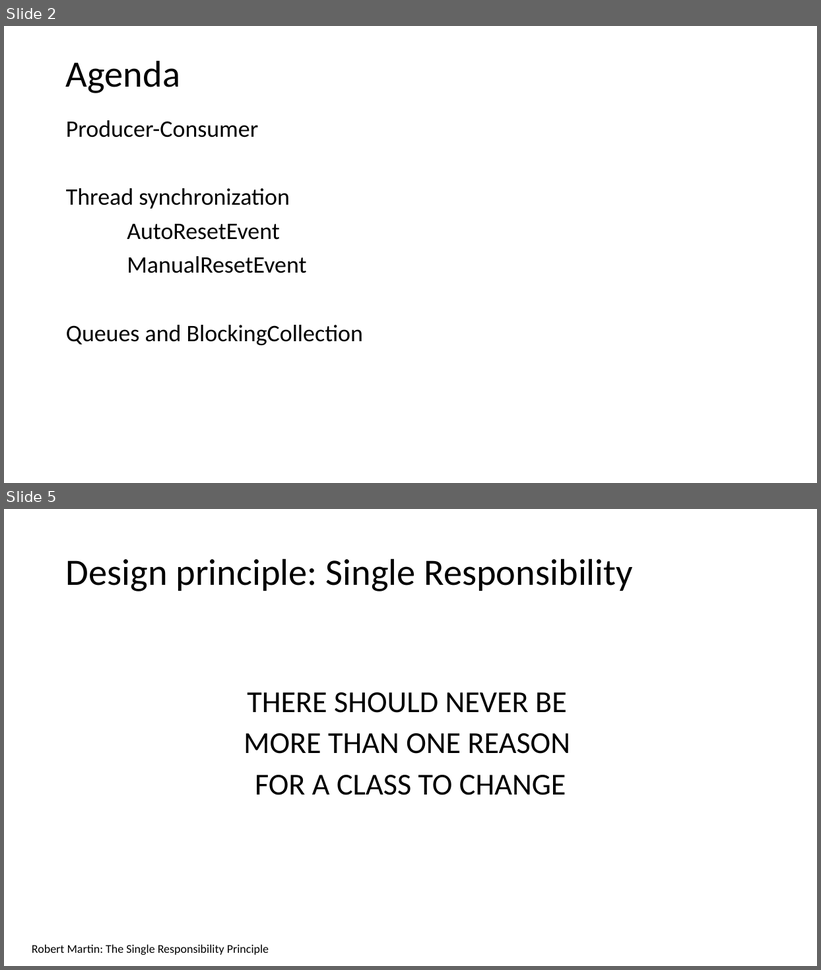
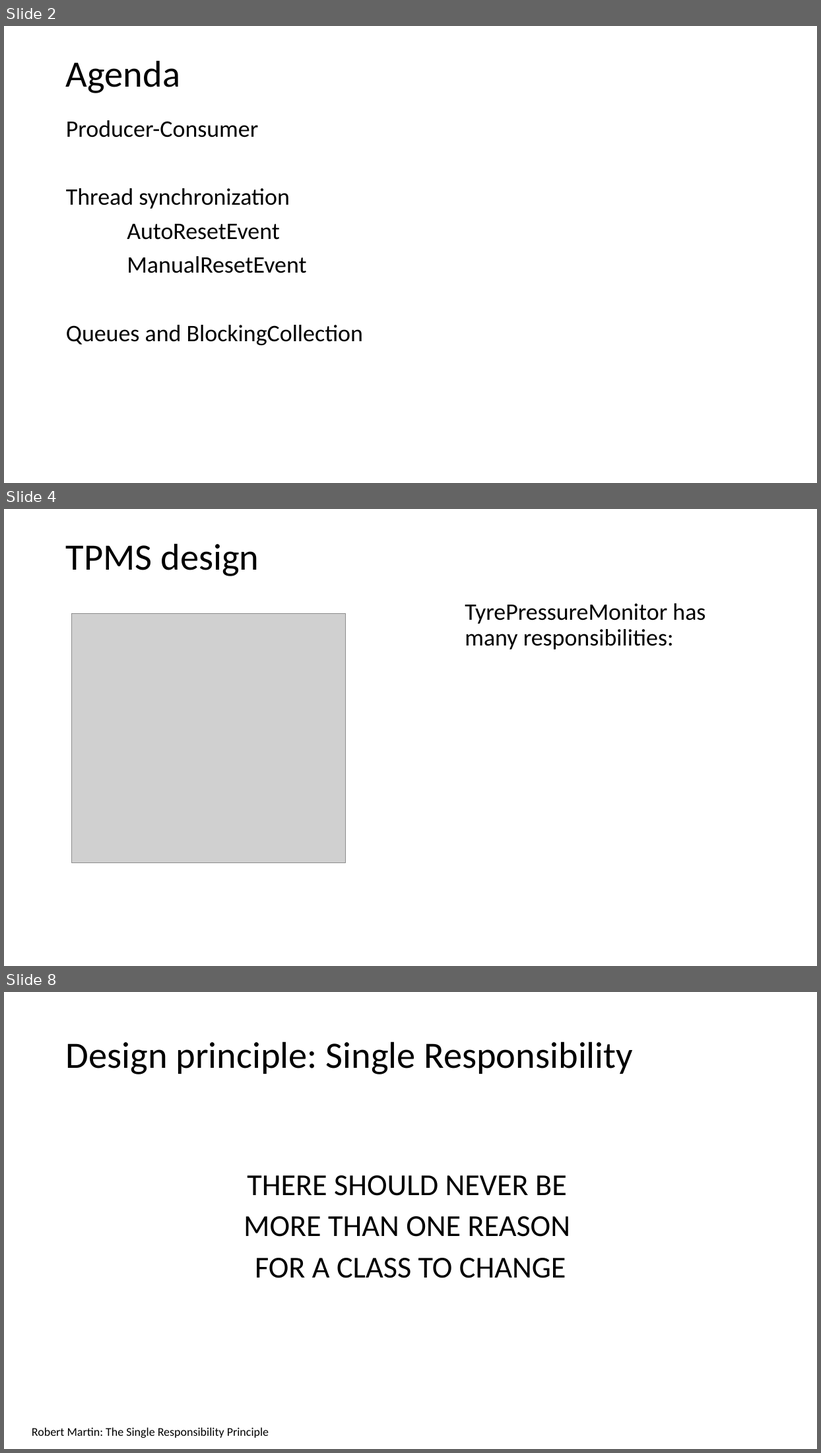
Before and after one commit to codesmurf/st3its3_teaching, a slide deck: 08 Thread Synchronization 2/Thread Synchronization pt 2.pptx. Shown one above the other, each under a label of ours: slides 2 and 5 before the commit, slides 2, 4 and 8 after it; the slides between them are not shown. The pictures are 821x970 and 821x1453 pixels, drawn with LibreOffice and Linux fonts; fonts in the diff are those of the drawing; grey boxes stand for pictures. Boxes give left, top, right and bottom in pixels: in the first picture for what was removed or moved away, otherwise in the second. Text is boxed around its words. In the diff, an @@ line names an element or a change of style, - is before the commit and + after.

```diff
--- a/08 Thread Synchronization 2/Thread Synchronization pt 2.pptx
+++ b/08 Thread Synchronization 2/Thread Synchronization pt 2.pptx
@@ slide 4 added at <box>4,509,817,966</box>, background #FFFFFF @@
@@ title added at <box>66,543,259,576</box>, 44 pt, text #000000 @@
+TPMS design
@@ text added at <box>465,603,706,650</box>, 28 pt, text #000000 @@
+TyrePressureMonitor has many responsibilities:
@@ picture added at <box>72,613,346,863</box> @@
@@ what was slide 5 is now slide 8 @@
```
Also in this commit, not shown: 14 slides changed, 18 other slides added, 1 other file.
